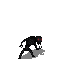
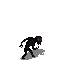
The second 64px x 64px image is a revision of the first. Changes to its layers:
painted on "body" (1st of 5, in "mon_zombie_necro") over <box>18,36,42,60</box>
painted on "shadow" (1st of 4, in "mon_zombie_necro") over <box>18,36,42,60</box>
